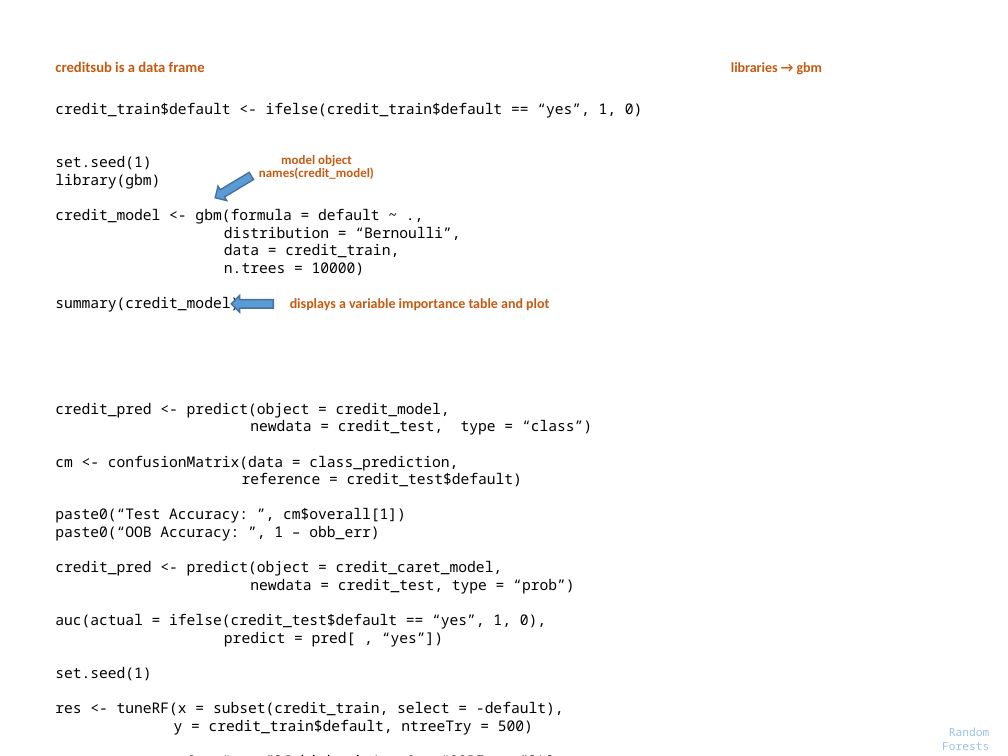
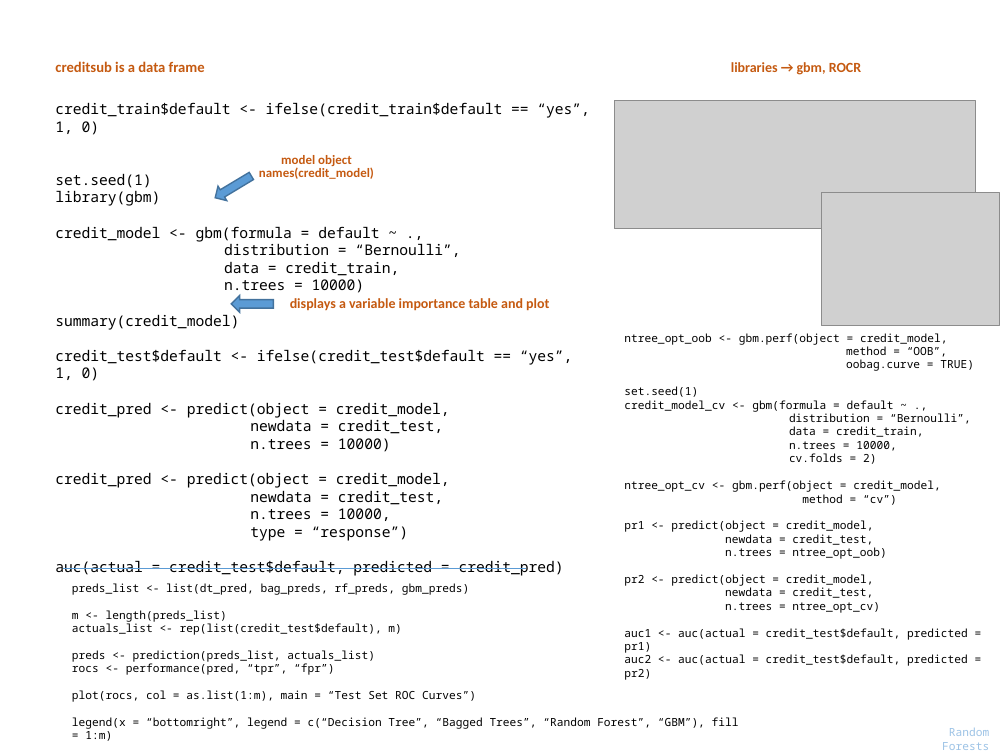
Before and after one commit to parcap/business-education, a slide deck: slide 9 of Track - Machine Learning/Tree-Based-Models-in-R/Tree-Based Model in R.pptx. Drawn at 1008x756 pixels with LibreOffice and Linux fonts; fonts in the diff are those of the drawing; grey boxes stand for pictures. Boxes give left, top, right and bottom in pixels: in the first picture for what was removed or moved away, otherwise in the second. Text is boxed around its words. In the diff, an @@ line names an element or a change of style, - is before the commit and + after.

```diff
--- a/Track - Machine Learning/Tree-Based-Models-in-R/Tree-Based Model in R.pptx
+++ b/Track - Machine Learning/Tree-Based-Models-in-R/Tree-Based Model in R.pptx
@@ text at (731,62,861,75): text changed @@
-libraries → gbm
+libraries → gbm, ROCR
@@ picture added at (615,101,976,229) @@
@@ picture added at (822,193,1000,327) @@
@@ text at (55,349,573,381): paragraph added @@
+credit_test$default <- ifelse(credit_test$default == “yes”, 1, 0)
@@ text added at (624,333,974,666), 8 pt, text #000000 @@
+ntree_opt_oob <- gbm.perf(object = credit_model,
+method = “OOB”,
+oobag.curve = TRUE)
+set.seed(1)
+credit_model_cv <- gbm(formula = default ~ .,
+distribution = “Bernoulli”,
+data = credit_train,
+n.trees = 10000,
+cv.folds = 2)
+ntree_opt_cv <- gbm.perf(object = credit_model,
+method = “cv”)
+pr1 <- predict(object = credit_model,
+newdata = credit_test,
+n.trees = ntree_opt_oob)
+pr2 <- predict(object = credit_model,
+newdata = credit_test,
+n.trees = ntree_opt_cv)
+auc1 <- auc(actual = credit_test$default, predicted = pr1)
+auc2 <- auc(actual = credit_test$default, predicted = pr2)
@@ text at (55,419,564,576): text changed @@
-newdata = credit_test, type = “class”)
-cm <- confusionMatrix(data = class_prediction,
-reference = credit_test$default)
-paste0(“Test Accuracy: ”, cm$overall[1])
-paste0(“OOB Accuracy: ”, 1 – obb_err)
-credit_pred <- predict(object = credit_caret_model,
-newdata = credit_test, type = “prob”)
-auc(actual = ifelse(credit_test$default == “yes”, 1, 0),
-predict = pred[ , “yes”])
-set.seed(1)
-res <- tuneRF(x = subset(credit_train, select = -default),
-y = credit_train$default, ntreeTry = 500)
-mtry_opt <- res[ , “mtry”][which.min(res[ , “OOBError”])]
+newdata = credit_test,
+n.trees = 10000)
+credit_pred <- predict(object = credit_model,
+newdata = credit_test,
+n.trees = 10000,
+type = “response”)
+auc(actual = credit_test$default, predicted = credit_pred)
@@ line added from (64, 569) to (526, 569), #5B9BD5 0.5 pt @@
@@ text added at (72,583,739,741), 8 pt, text #000000 @@
+preds_list <- list(dt_pred, bag_preds, rf_preds, gbm_preds)
+m <- length(preds_list)
+actuals_list <- rep(list(credit_test$default), m)
+preds <- prediction(preds_list, actuals_list)
+rocs <- performance(pred, “tpr”, “fpr”)
+plot(rocs, col = as.list(1:m), main = “Test Set ROC Curves”)
+legend(x = “bottomright”, legend = c(“Decision Tree”, “Bagged Trees”, “Random Forest”, “GBM”), fill = 1:m)
```
Also in this commit, not shown: 1 other slide changed, 4 other files.
